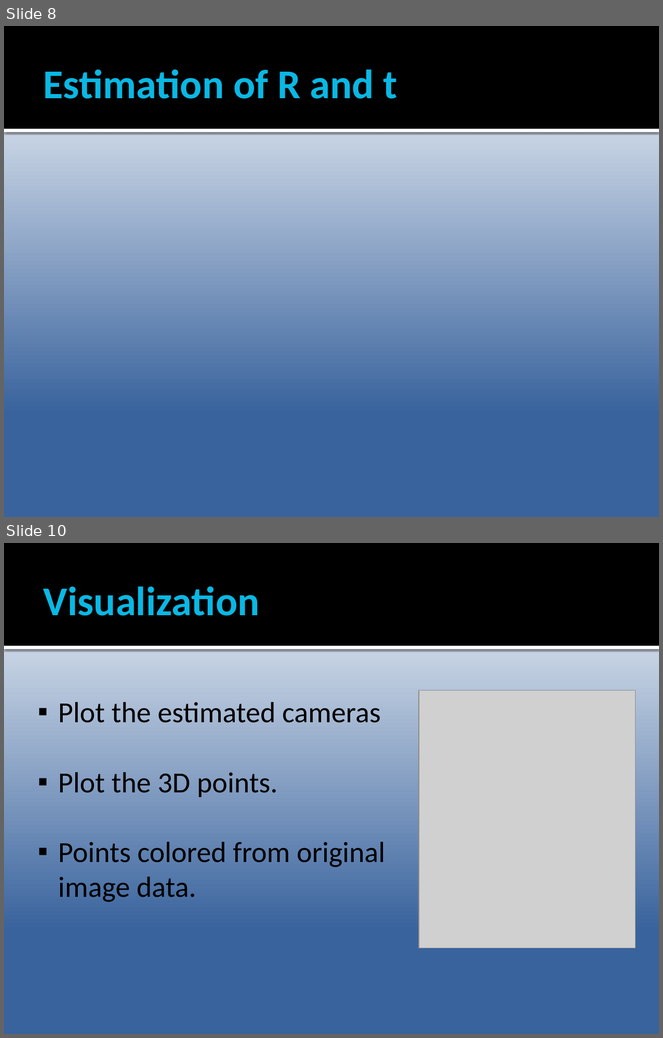
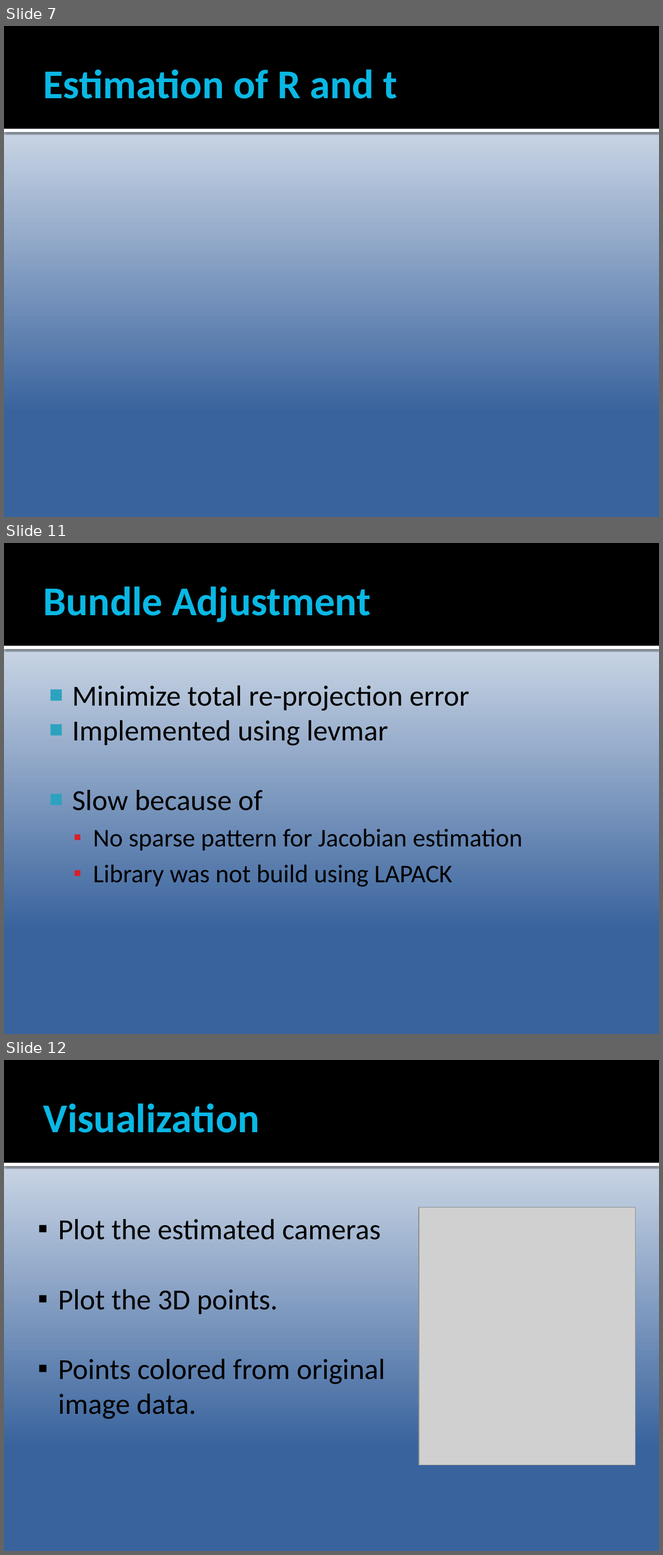
Before and after one commit to Epipolarna/Tracking, a slide deck: 3D Reconstruction/Documentation/TSBB15prez.pptx. Shown one above the other, each under a label of ours: slides 8 and 10 before the commit, slides 7, 11 and 12 after it; the slides between them are not shown. The pictures are 663x1038 and 663x1555 pixels, drawn with LibreOffice and Linux fonts; fonts in the diff are those of the drawing; grey boxes stand for pictures. Boxes give left, top, right and bottom in pixels: in the first picture for what was removed or moved away, otherwise in the second. Text is boxed around its words. In the diff, an @@ line names an element or a change of style, - is before the commit and + after.

```diff
--- a/3D Reconstruction/Documentation/TSBB15prez.pptx
+++ b/3D Reconstruction/Documentation/TSBB15prez.pptx
@@ slide 11 added at <box>4,543,659,1034</box>, background gradient #FFFFFF to #39639D; not listed: 2 template elements that a slide beside it also shows @@
@@ title added at <box>44,586,371,623</box>, 45 pt, text #08B8E4, bold @@
+Bundle Adjustment
@@ text added at <box>72,685,522,887</box>, 32 pt, text #000000 @@
+■ Minimize total re-projection error
+■ Implemented using levmar
+■ Slow because of
+  ▪ No sparse pattern for Jacobian estimation
+  ▪ Library was not build using LAPACK
@@ what was slide 8 is now slide 7 @@
@@ what was slide 10 is now slide 12 @@
```
Also in this commit, not shown: 3 slides changed, 1 other slide added.
